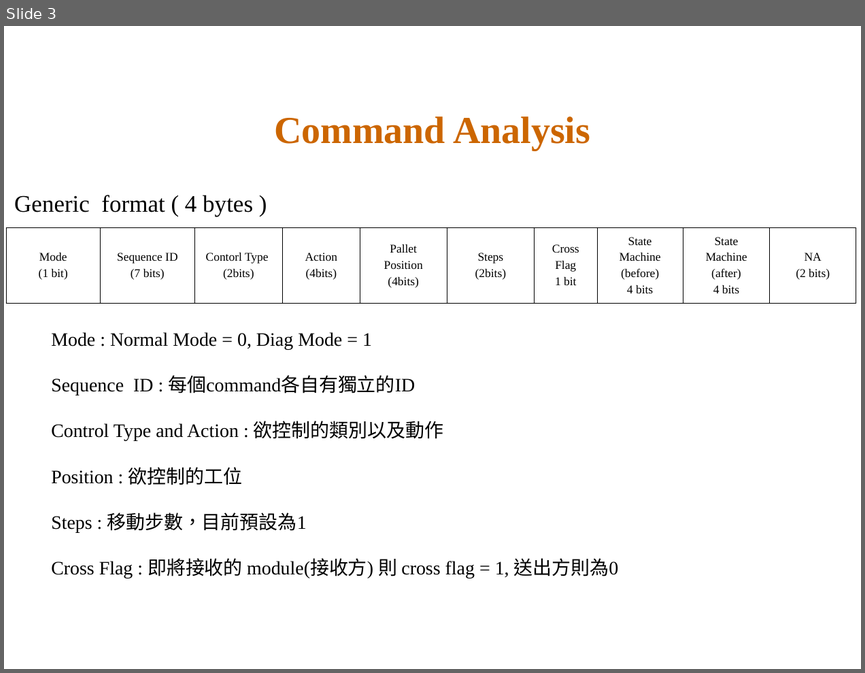
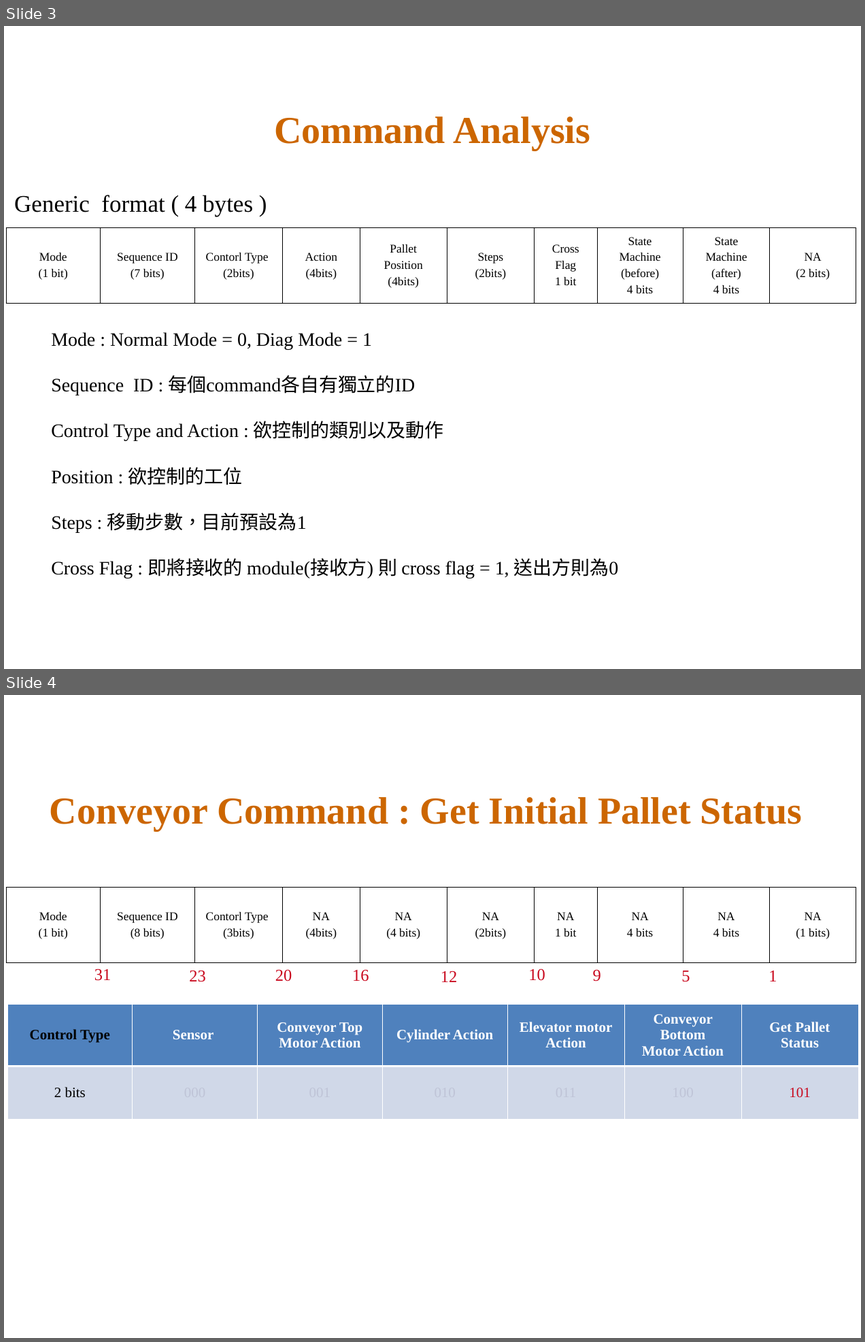
Before and after one commit to WuminWu/IACT_SmartConveyor, a slide deck: Smart Conveyor - 通訊協定封包格式.ppt. Shown one above the other, each under a label of ours: slide 3 before the commit, slides 3 and 4 after it. The pictures are 865x673 and 865x1342 pixels, drawn with LibreOffice and Linux fonts; fonts in the diff are those of the drawing; background and template pictures are left out. Boxes give left, top, right and bottom in pixels: in the first picture for what was removed or moved away, otherwise in the second. Text is boxed around its words. In the diff, an @@ line names an element or a change of style, - is before the commit and + after.

Commit message:
New Function :  getInitPalletStatus

```diff
--- a/Smart Conveyor - 通訊協定封包格式.ppt
+++ b/Smart Conveyor - 通訊協定封包格式.ppt
@@ slide 4 added at box(4, 695, 861, 1338), background #FFFFFF @@
@@ title added at box(50, 797, 802, 831), 32 pt, text #CC6600, bold @@
+Conveyor Command : Get Initial Pallet Status
@@ table added at box(6, 887, 855, 962), 1 rows, 10 columns @@
+Mode / (1 bit) | Sequence ID / (8 bits) | Contorl Type / (3bits) | NA / (4bits) | NA / (4 bits) | NA / (2bits) | NA / 1 bit | NA / 4 bits | NA / 4 bits | NA / (1 bits)
@@ text added at box(276, 959, 415, 980), 18 pt, text #FFFFFF @@
+bottom_forward
@@ text added at box(94, 968, 111, 981), 14 pt, text #C9091E @@
+31
@@ text added at box(189, 970, 206, 982), 14 pt, text #C9091E @@
+23
@@ text added at box(275, 969, 292, 981), 14 pt, text #C9091E @@
+20
@@ text added at box(352, 969, 369, 981), 14 pt, text #C9091E @@
+16
@@ text added at box(441, 970, 458, 982), 14 pt, text #C9091E @@
+12
@@ text added at box(528, 968, 545, 981), 14 pt, text #C9091E @@
+10
@@ text added at box(593, 969, 601, 981), 14 pt, text #C9091E @@
+9
@@ text added at box(681, 970, 689, 982), 14 pt, text #C9091E @@
+5
@@ text added at box(768, 970, 776, 981), 14 pt, text #C9091E @@
+1
@@ table added at box(7, 1004, 857, 1119), 2 rows, 7 columns @@
+Control Type | Sensor | Conveyor Top Motor Action | Cylinder Action | Elevator motor Action | Conveyor Bottom Motor Action | Get Pallet Status
+2 bits | 000 | 001 | 010 | 011 | 100 | 101
```
Also in this commit, not shown: 1 slide changed, 5 other slides added, 25 other files.
